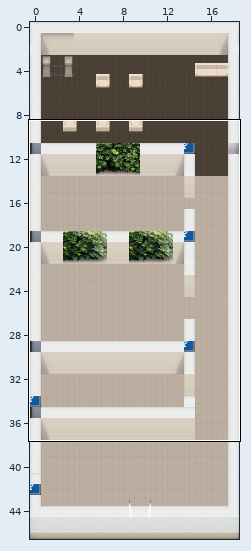
Tiled map (JSON), stored at ez_og.tmj. The first picture is a wide view before the edit; the outline marks the close-up.
Close-up. Earlier state:
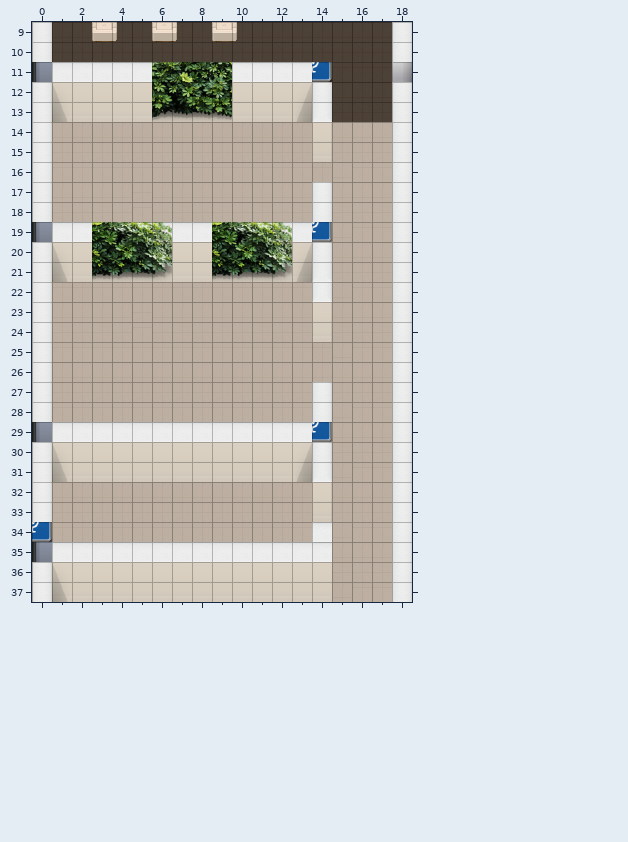
Cells are 32x32 px. Shown: x 0..18, y 9..37. The commit also changed other parts of the map, which this record leaves out.
The same view after the edit:
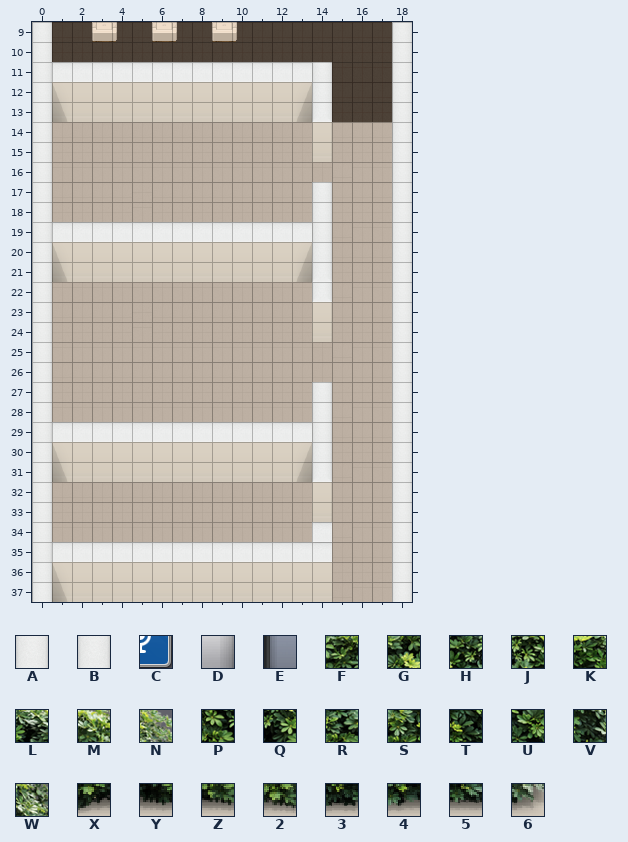
Key: from "group-Map-Textruren": A 81, B 172, C 1047, D 1053, E 1055, F 1589, G 1590, H 1591, J 1592, K 1593, L 1594, M 1595, N 1596, P 1629, Q 1630, R 1631, S 1632, T 1633, U 1634, V 1635, W 1636, X 1669, Y 1670, Z 1671, 2 1672, 3 1673, 4 1674, 5 1675, 6 1676.
_ is an empty cell.
Tiles replaced or removed in this view: 2, 3, 4, 5, 6, C, D, E, F, G, H, J, K, L, M, N, P, Q, R, S, T, U, V, W, X, Y, Z.
See-through tiles are keyed as they look on the map.
Change:
Changed rows in their new state; . is an unchanged cell.
Layer "walls":
first column x 0:
11 A.............B...B
first column x 0:
19 A.............B
first column x 0:
29 A.............B
first column x 0:
34 A
35 A
Layer "Kachelebene 6" (removed):
first column x 6:
11 ____
12 ____
13 ____
first column x 3:
19 ____..____
20 ____..____
21 ____..____
